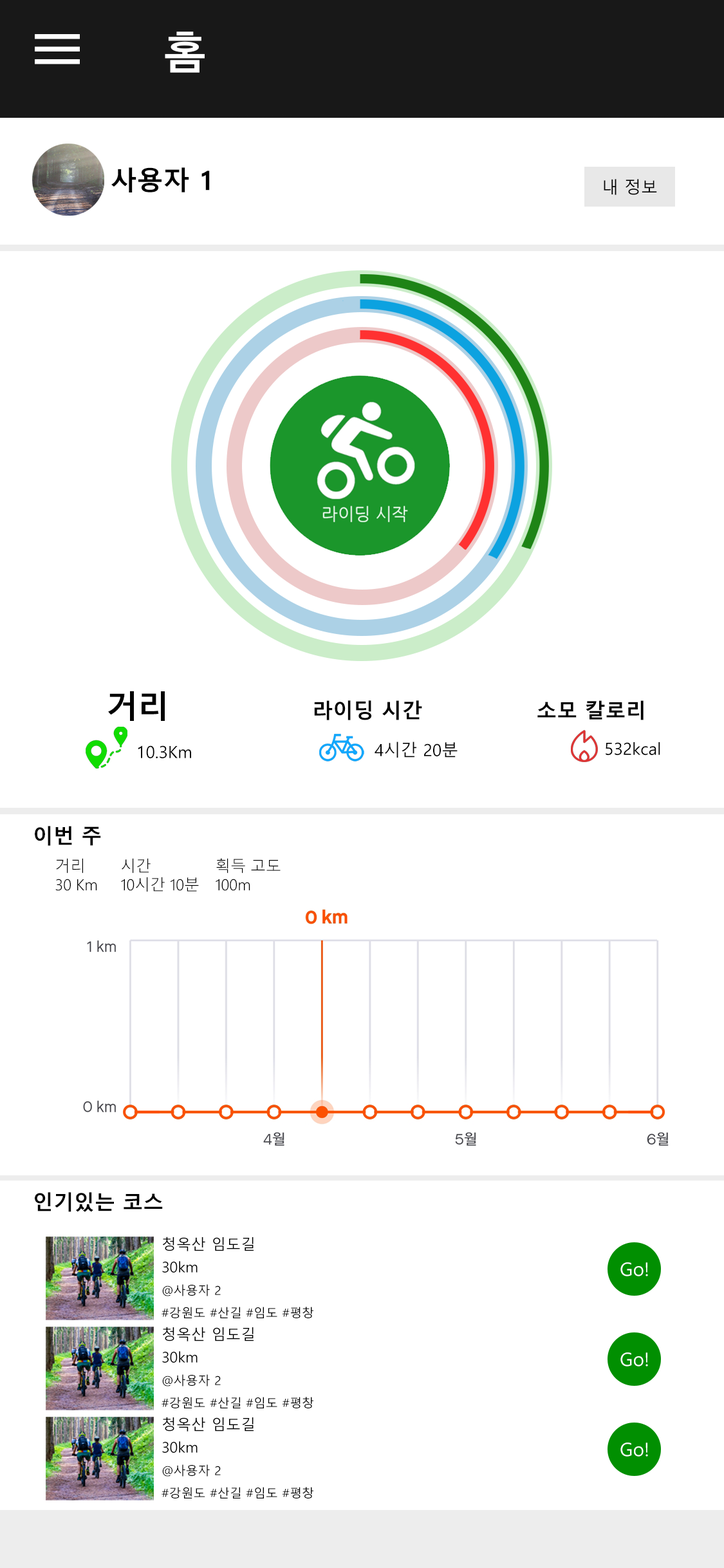
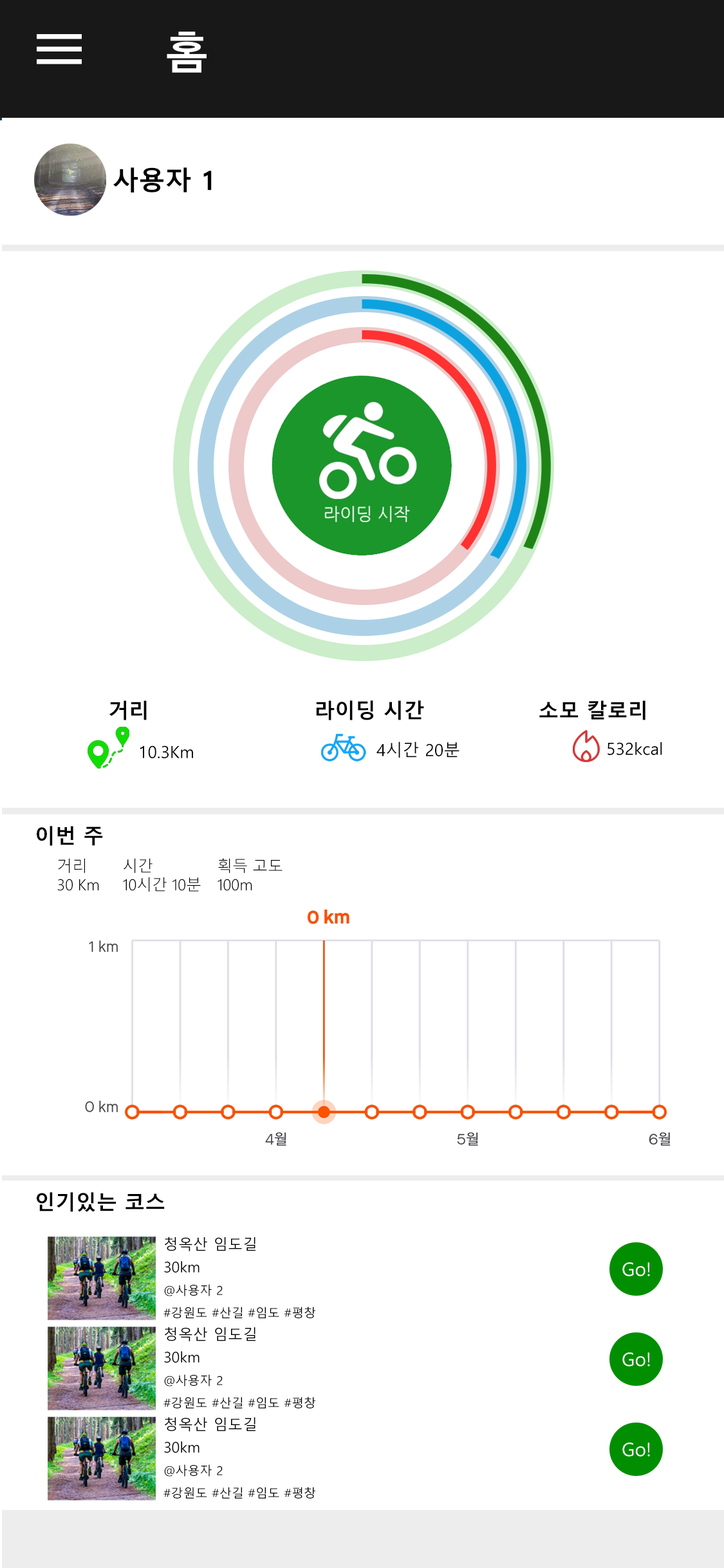
Layered file, before and after one edit (724×1568). Changes by layer:
removed group "Artboard 1" (48 layers) over [0, 31, 676, 1568]
renamed "소모 칼로리" to "청옥산 임도길 30km @사용자 2 #강원도 #산길 #임도 #평창", moved it into group "Group 1", painted on it over [163, 700, 644, 1499]
renamed "거리" to "Ellipse 4", moved it into group "Group 1", painted on it over [108, 690, 663, 1386]
renamed "Ellipse 3" to "Layer 10", moved it into group "Group 1", painted on it over [47, 330, 495, 1411]
renamed "Ellipse 2" to "청옥산 임도길 30km @사용자 2 #강원도 #산길 #임도 #평창", moved it into group "Group 1", painted on it over [163, 299, 525, 1409]
renamed "Ellipse 1" to "Go!", moved it into group "Group 1", painted on it over [359, 274, 651, 1277]
renamed "Layer 8" to "Ellipse 4", moved it into group "Group 1", painted on it over [269, 375, 663, 1296]
renamed "532kcal" to "Layer 10", moved it into group "Group 1", painted on it over [47, 742, 661, 1321]
renamed "Layer 6" to "Layer 13", moved it out of group "Artboard 1", painted on it over [75, 729, 671, 1146]
renamed "Layer 4" to "시간 10시간 10분", moved it out of group "Artboard 1", painted on it over [0, 270, 663, 893]
renamed "Layer 4" to "이번 주", moved it out of group "Artboard 1", painted on it over [0, 117, 676, 846]
renamed "Layer 3" to "Layer 9", moved it out of group "Artboard 1", painted on it over [0, 118, 676, 1568]
renamed "내 정보" to "인기있는 코스", moved it out of group "Artboard 1", painted on it over [36, 178, 658, 1213]
renamed "Rectangle 1" to "Layer 9", moved it out of group "Artboard 1", painted on it over [32, 166, 676, 1501]
renamed "사용자 1" to "소모 칼로리", moved it out of group "Artboard 1", painted on it over [111, 167, 646, 721]
added layer "Layer 4" (1st of 2) above "Layer 4" over [85, 270, 663, 769]
added layer "Layer 3" above "Layer 1" over [32, 143, 676, 1501]
added layer "Background" over [0, 31, 676, 1568]
…and 38 more changes (7 added, 3 moved_by, 11 painted, 16 removed, 11 renamed, 14 stack)
